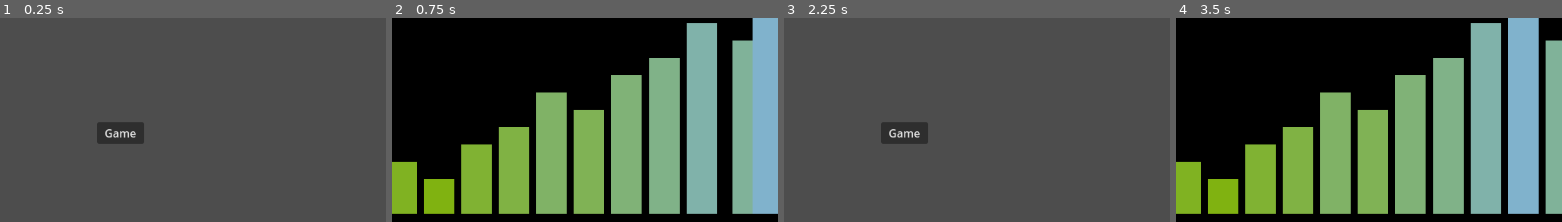
Above: before the commit, frames 1-4 (left to right).
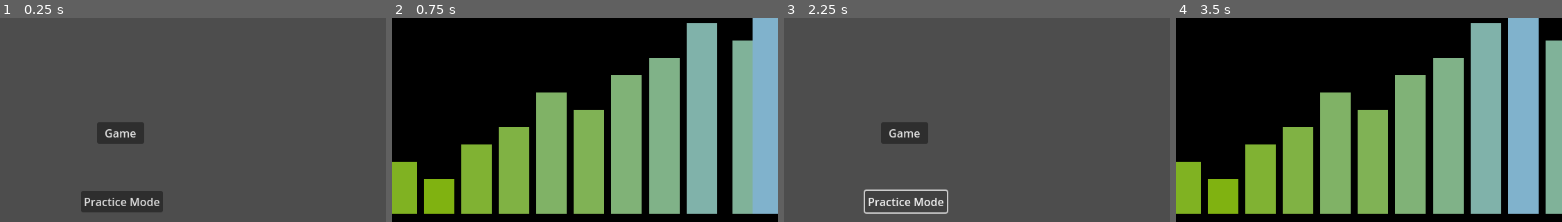
Above: after the commit, the same moments.

Repository: jematson/CS471ChappellChase
Game: Godot game, scene res://scenes/main_menu.tscn
Two runs of this game, one before a commit and one after it. Both use one fixed random seed, a clock stepped at 60 frames per second and the inputs below.
Inputs (mouse positions are % of the whole screen's width and height, from its top left):
- Up to frame 1 (0.25 s): no input
- Up to frame 2 (0.75 s): click "Game" at 0.5 s
- Up to frame 3 (2.25 s): click "Menu" at 1.25 s; click (48, 67) at 2 s, where only the run after the commit has a clickable "Practice Mode"
- Up to frame 4 (3.5 s): click "Game" at 2.75 s
The pictures show only the part of the screen within x 32-82%, y 22-72%; the shares and areas given below are measured in that part.

The runs differ from the first frame. In frame 1, 2.0% of the frame differs, in the area x 20-43%, y 84-96%; in frame 2, nothing differs; in frame 3, 0.9%; in frame 4, nothing differs.

Commit message:
Add Practice Mode button, add function whitespace

Diff:
--- a/scenes/main_menu.tscn
+++ b/scenes/main_menu.tscn
@@ -19,4 +19,12 @@
 offset_bottom = 372.0
 text = "Game"
 
+[node name="PracticeButton" type="Button" parent="."]
+layout_mode = 0
+offset_left = 473.0
+offset_top = 440.0
+offset_right = 591.0
+offset_bottom = 471.0
+text = "Practice Mode"
+
 [connection signal="pressed" from="GameButton" to="." method="_on_game_button_pressed"]
--- a/source/algorithm_executer.gd
+++ b/source/algorithm_executer.gd
@@ -11,6 +11,7 @@
 	display.draw_stairs(stair_heights)
 	stair_heights = start_shuffle
 	display.update_stair_positions(stair_heights)
+
 
 func shuffle_stairs():
 	stair_heights.shuffle()
--- a/source/algorithm_menu.gd
+++ b/source/algorithm_menu.gd
@@ -13,6 +13,7 @@
 			child.show()
 		else:
 			child.hide()
+
 
 func _on_button_1_pressed() -> void:
 	emit_signal("bubble")
--- a/source/level.gd
+++ b/source/level.gd
@@ -7,6 +7,7 @@
 var num_stairs = 15
 var stair_start = [1, 3, 2, 4, 5, 7, 6, 8, 9, 11, 13, 10, 12, 15, 14]
 var algorithm_options = ["BubbleSortButton", "QuickSortButton", "InsertionSortButton"]
+
 
 func _ready():
 	button.shuffle.connect(executor.shuffle_stairs)
--- a/source/main_menu.gd
+++ b/source/main_menu.gd
@@ -1,5 +1,4 @@
 extends Control
-
 
 
 func _on_game_button_pressed() -> void:
